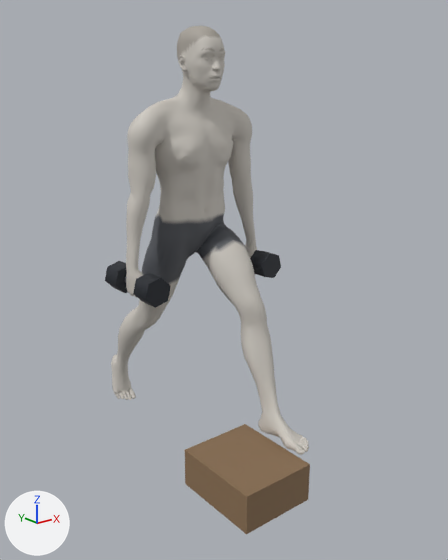
What one commit did to the glTF model exports/front-foot-elevated-split-squat.glb.
One viewpoint serves both versions: a 50 mm camera at (-1.515, -2.129, 1.576) aimed at (0.063, -0.156, 0.787). The lights are fixed; the arrows at lower left show +X, +Y and +Z. The first picture is the older version. Both versions are drawn at frame 0 of the action 'front-foot-elevated-split-squat_left'; the numbers are the values there.

Script lines for the objects in view, before the commit:
```python
me_mesh_0 = bpy.data.meshes.new('Mesh_0')
me_mesh_0.from_pydata(...)  # 13524 vertices, 27036 faces; spans x -0.57..0.64, y -0.33..0.33, z 0.02..1.79
me_mesh_0.materials.append(mat_reprig_body)
me_mesh_13 = bpy.data.meshes.new('Mesh_13')
me_mesh_13.from_pydata(...)  # a box spanning x -0.18..0.18, y -0.15..0.15, z -0.075..0.075
me_mesh_13.materials.append(mat_material_9)  # brown #8a6f52
me_mesh_5 = bpy.data.meshes.new('Mesh_5')
me_mesh_5.from_pydata(...)  # 16 vertices, 24 faces; spans x -0.052..0.052, y -0.06..0.06, z -0.045..0.045
me_mesh_5.materials.append(mat_material_4)  # dark grey #2b2f36
ob_mesh_0 = bpy.data.objects.new('Mesh_0', me_mesh_0)
ob_mesh_0.location = (0.0, 0.0, 0.0)
ob_mesh_0.rotation_euler = (0.0, 0.0, -1.571)  # degrees (0, 0, -90)
ob_mesh_5 = bpy.data.objects.new('Mesh_5', me_mesh_5)
ob_mesh_5.parent = ob_dbr_left
ob_mesh_5.location = (-0.115, 0.0, 0.0)
ob_mesh_5.rotation_euler = (0.0, -1.571, 0.0)  # degrees (0, -90, 0)
ob_step = bpy.data.objects.new('step', me_mesh_13)
ob_step.parent = ob_props
ob_step.location = (0.46, -0.09, 0.075)
# also in view: 'Mesh_11' at (-0.296, -0.156, 0.817)
```
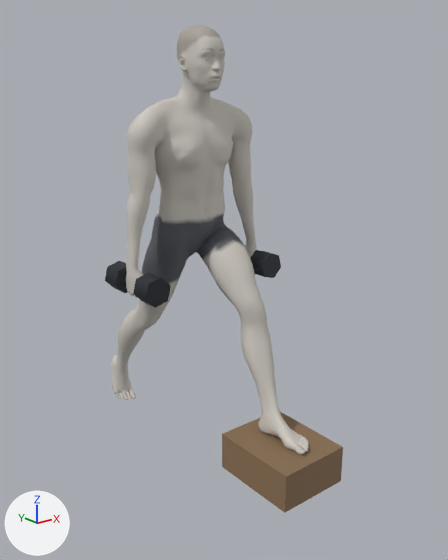
What differs and where, as boxes [x1, y1, x2, y2] in the pictures (448 x 560 px):
'step', rescaled (not visible afterwards)
    before: [185, 424, 310, 534]
'step_left', added (brown)
    after: [222, 412, 343, 513]

Edits to the bpy script that builds the scene:
```text
Add mat_material_10:
    mat_material_10 = principled_material('Material_10')
    mat_material_10.base_color = (0.254, 0.159, 0.0844)  # brown #8a6f52
    mat_material_10.roughness = 0.7
Add me_mesh_14:
    me_mesh_14.from_pydata(...)  # a box spanning x -0.18..0.18, y -0.15..0.15, z -0.075..0.075
    me_mesh_14.materials.append(mat_material_10)  # brown #8a6f52
Change ob_step:
    ob_step.scale: (1.0, 1.0, 1.0) -> (0.0, 0.0, 0.0)
Add ob_step_left:
    ob_step_left = bpy.data.objects.new('step_left', me_mesh_14)
    ob_step_left.parent = ob_props
    ob_step_left.location = (0.46, 0.09, 0.075)
```
